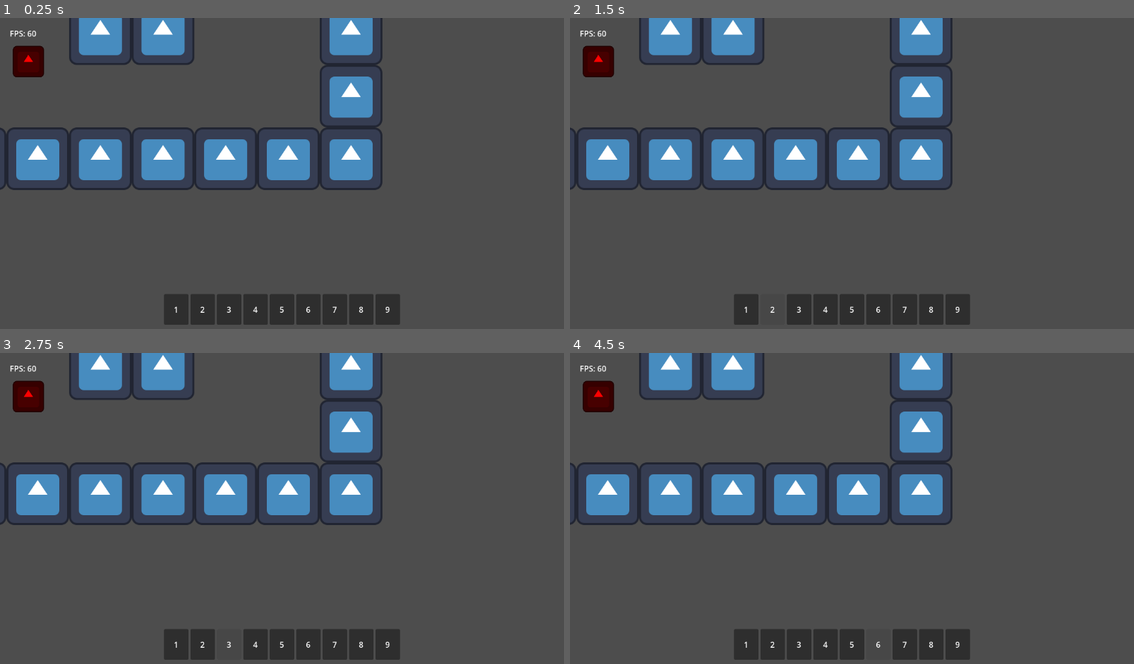
Above: before the commit, frames 1-4 (two rows, left to right).
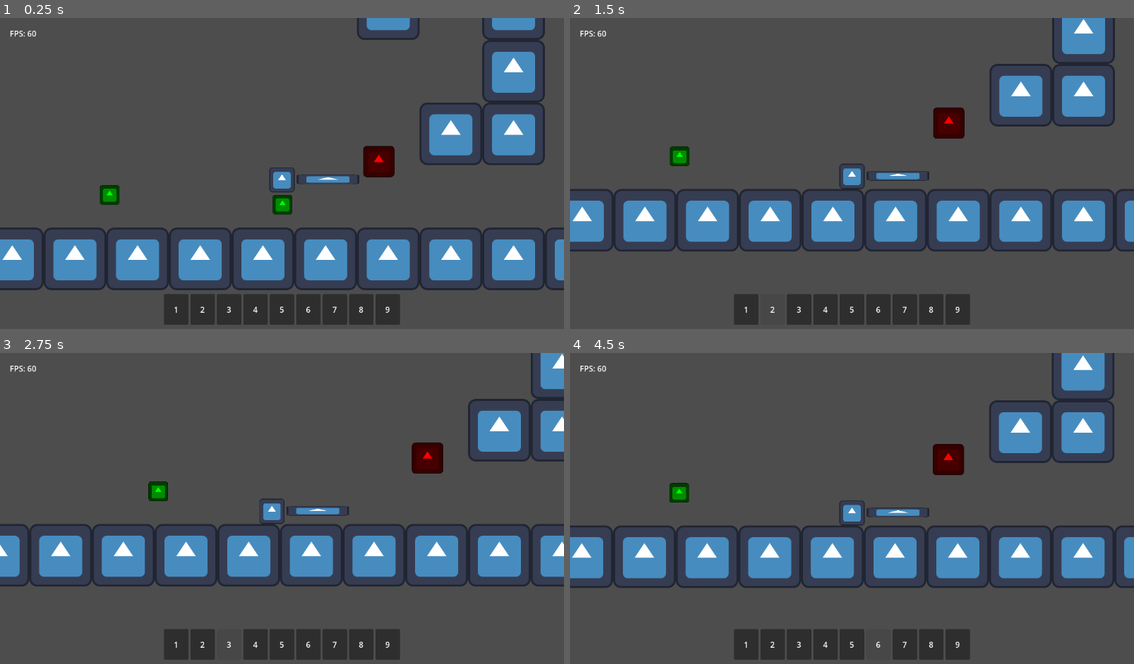
Above: after the commit, the same moments.

Repository: TheHumanMRP/RPG-Life-Tracker
Game: Godot game, scene res://Folders/Systems/Main/Scenes/main_scene.tscn
Same seed, same stepped clock (60 frames per second), same inputs: the game is played once before the commit and once after it. The engine's default icon, where the game draws it, is replaced by a stand-in: a white triangle on a blue panel in a dark square.
Inputs (mouse positions are in pixels of both pictures, inside the frame that each line leads up to):
- Up to frame 1 (0.25 s): no input
- Up to frame 2 (1.5 s): drag from (744, 310) to (908, 108) at 0.52 s; drag from (773, 310) to (823, 238) at 1.27 s
- Up to frame 3 (2.75 s): tap Enter at 2 s; move the mouse to (231, 645) at 2.02 s; hold A (move_left) from 2.03 s (still down); tap Space (attack) at 2.1 s; click (231, 645) at 2.17 s
- Up to frame 4 (4.5 s): release A (move_left) at 2.75 s; drag from (823, 645) to (682, 464) at 2.77 s; tap R (respawn) at 3.5, 4.25 s; drag from (852, 645) to (880, 511) at 3.52 s; drag from (880, 645) to (767, 430) at 4.27 s

The runs differ from the first frame. In frame 1, 30% of the frame differs, in the area x 0-100%, y 0-88%; in frame 2, 28%; in frame 3, 28%; in frame 4, 29%.
Error before the commit: Parse Error: Expected indented block for property after ":". (res://Folders/Systems/Player/player.gd:13)

Commit message:
Auto commit at 2026-08-08 12:14:05

Diff:
--- a/Folders/Systems/Player/player.gd
+++ b/Folders/Systems/Player/player.gd
@@ -6,11 +6,11 @@
 # Onready Vars
 # --------------------------------------------------------------------
 
-@onready var health_component: HealthComponent = HealthComponent.new()
-@onready var movement_component: MovementComponent = MovementComponent.new()
-@onready var inventory_logic_component: InventoryLogicComponent = InventoryLogicComponent.new()
+var health_component: HealthComponent = HealthComponent.new()
+var movement_component: MovementComponent = MovementComponent.new()
+var inventory_logic_component: InventoryLogicComponent = InventoryLogicComponent.new()
 
-@onready var sword:
+@onready var sword: SwordNode = $Sword
 
 # --------------------------------------------------------------------
 # Spawn
@@ -49,12 +49,11 @@
 
 func _process(delta: float) -> void:
 	if Input.is_action_just_pressed("attack"):
-
+		sword.attack()
 
 # --------------------------------------------------------------------
 # Spawn & Respawn
 # --------------------------------------------------------------------
-
 ## Sets the player's spawn point and respawns them.
 func setup(new_spawn_point: Vector2) -> void:
 	spawn_point = new_spawn_point
